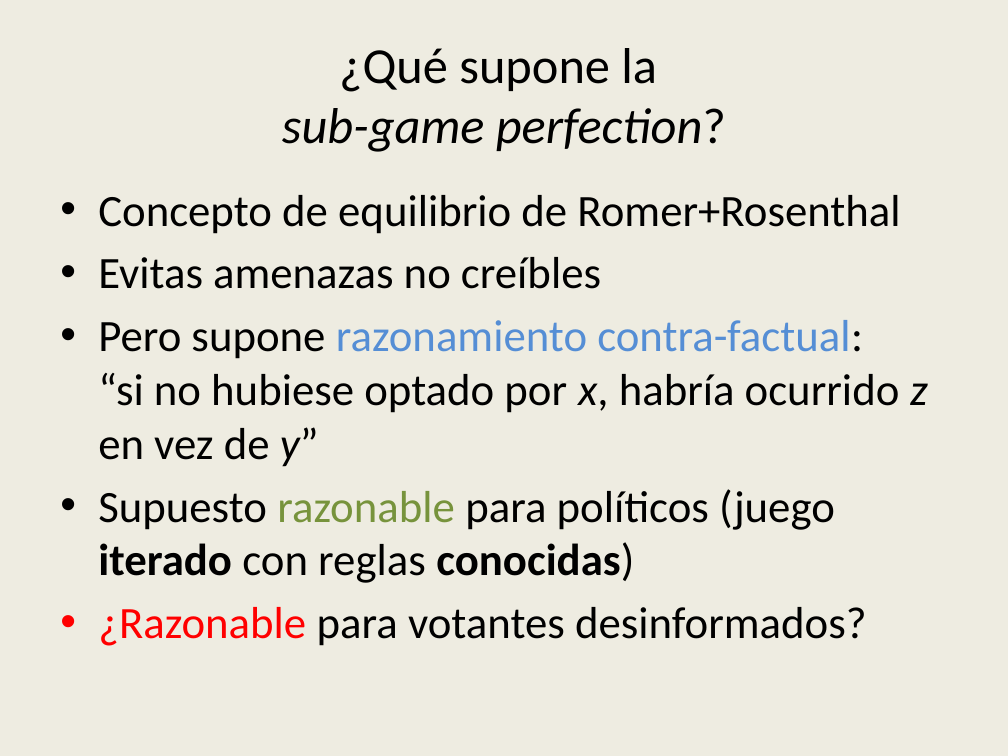
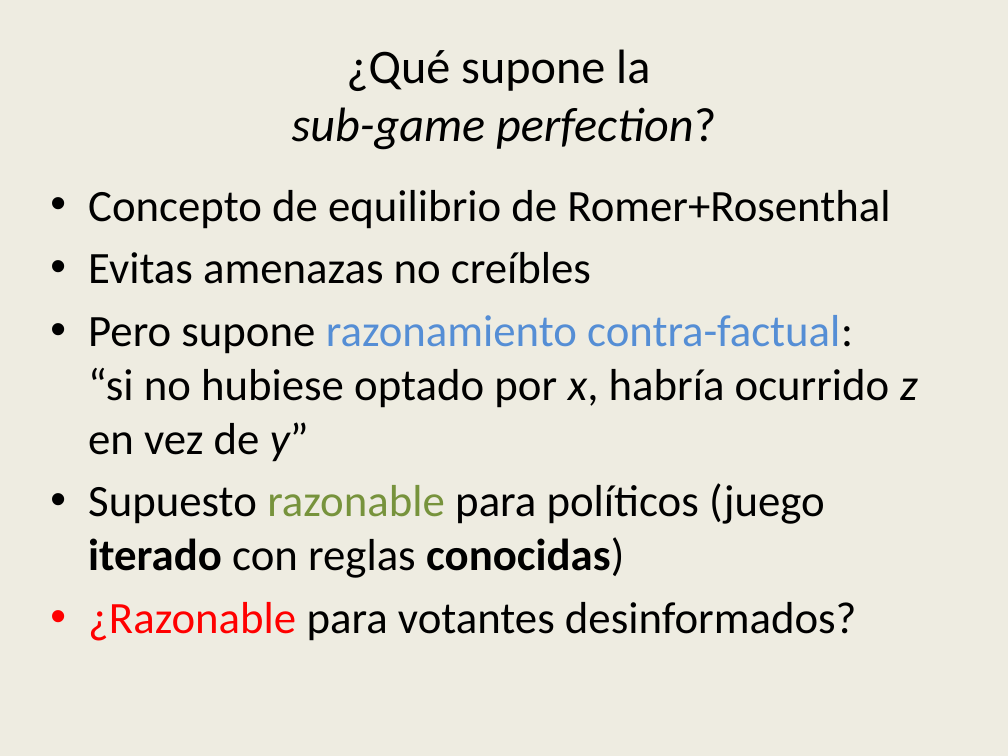
Before and after one commit to emagar/ep3, a slide deck: slide 2 of clases/09posTaking/vetoPositionTaking.pptx. Drawn at 1008x756 pixels with LibreOffice and Linux fonts; fonts in the diff are those of the drawing. Boxes give left, top, right and bottom in pixels: in the first picture for what was removed or moved away, otherwise in the second. Text is boxed around its words. In the diff, an @@ line names an element or a change of style, - is before the commit and + after.

```diff
--- a/clases/09posTaking/vetoPositionTaking.pptx
+++ b/clases/09posTaking/vetoPositionTaking.pptx
@@ title "¿Qué supone la sub-game perfection?" at <box>292,49,716,150</box>: size 36 to 34.4 pt @@
@@ text "Concepto de equilibrio de Romer+Rosenthal": place and size @@
-text "Concepto de equilibrio de Romer+Rosenthal" at <box>98,195,928,646</box>
+text "Concepto de equilibrio de Romer+Rosenthal" at <box>88,190,918,641</box>
```
Also in this commit, not shown: 7 other slides changed.
